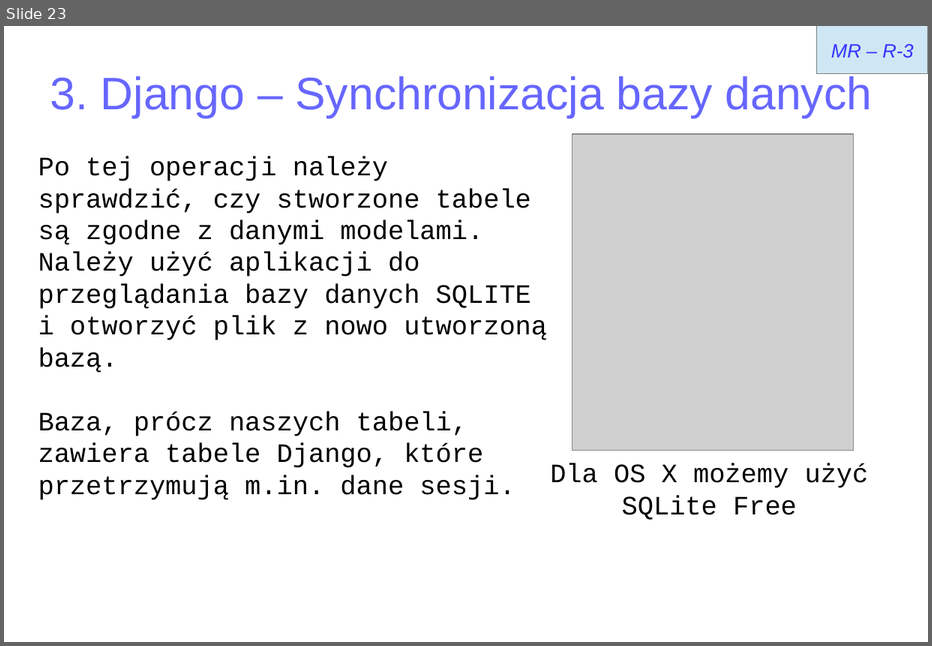
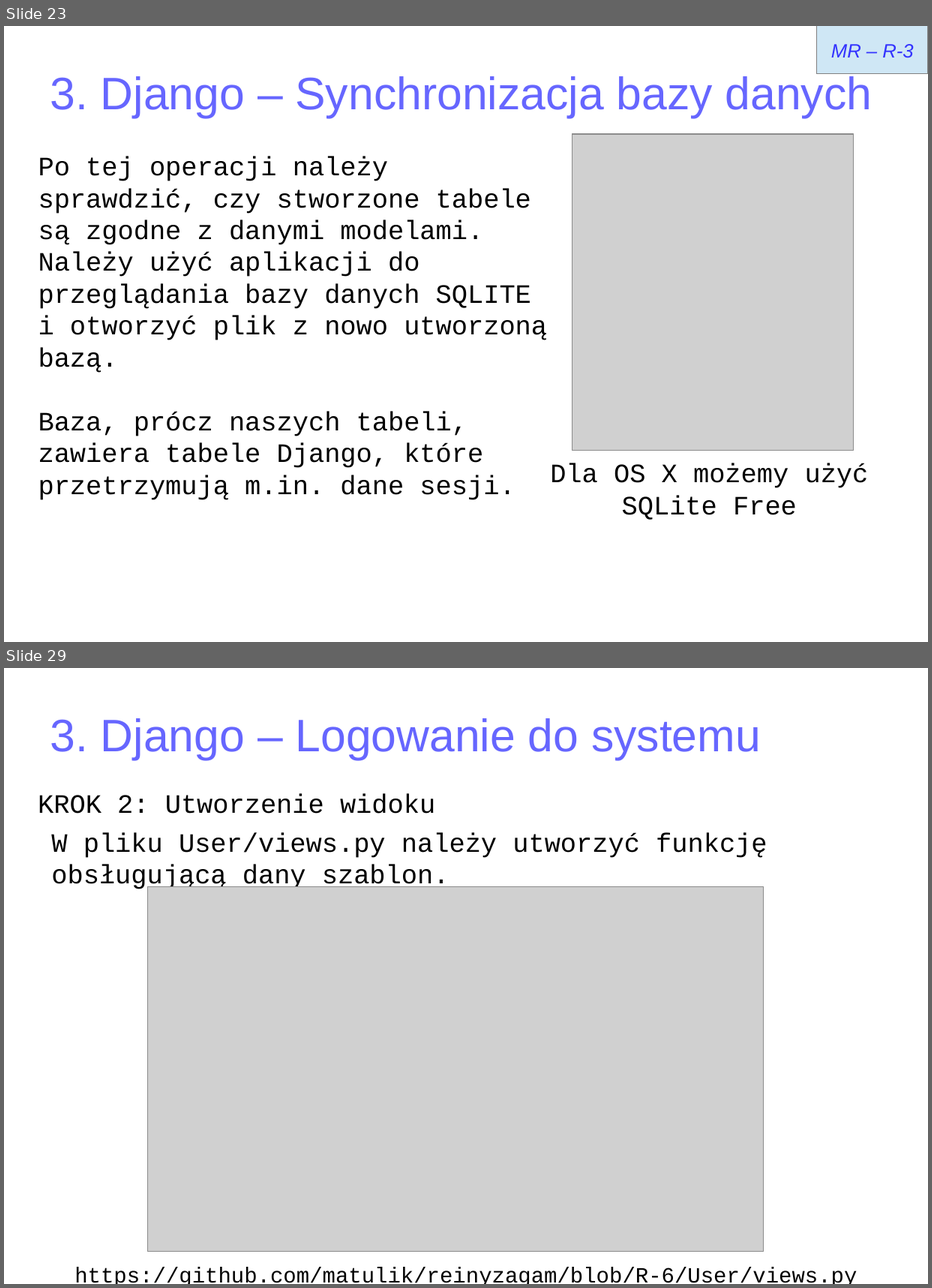
Before and after one commit to matulik/reinyzagam, a slide deck: Docs/presentation.odp. Shown one above the other, each under a label of ours: slide 23 before the commit, slides 23 and 29 after it; the slides between them are not shown. The pictures are 932x646 and 932x1288 pixels, drawn with LibreOffice and Linux fonts; fonts in the diff are those of the drawing; grey boxes stand for pictures. Boxes give left, top, right and bottom in pixels: in the first picture for what was removed or moved away, otherwise in the second. Text is boxed around its words. In the diff, an @@ line names an element or a change of style, - is before the commit and + after.

```diff
--- a/Docs/presentation.odp
+++ b/Docs/presentation.odp
@@ slide 29 added at (4, 668, 928, 1284), background #FFFFFF @@
@@ title added at (50, 718, 761, 760), 37.7 pt, text #6666FF @@
+3. Django – Logowanie do systemu
@@ text added at (38, 794, 435, 814), 22 pt, text #000000 @@
+KROK 2: Utworzenie widoku
@@ text added at (51, 833, 767, 891), 22 pt, text #000000 @@
+W pliku User/views.py należy utworzyć funkcję obsługującą dany szablon.
@@ picture added at (147, 887, 764, 1252) @@
@@ text added at (74, 1266, 857, 1284), 18 pt, text #000000 @@
+https://github.com/matulik/reinyzagam/blob/R-6/User/views.py
```
Also in this commit, not shown: 3 slides changed, 8 other slides added, 6 other files.
